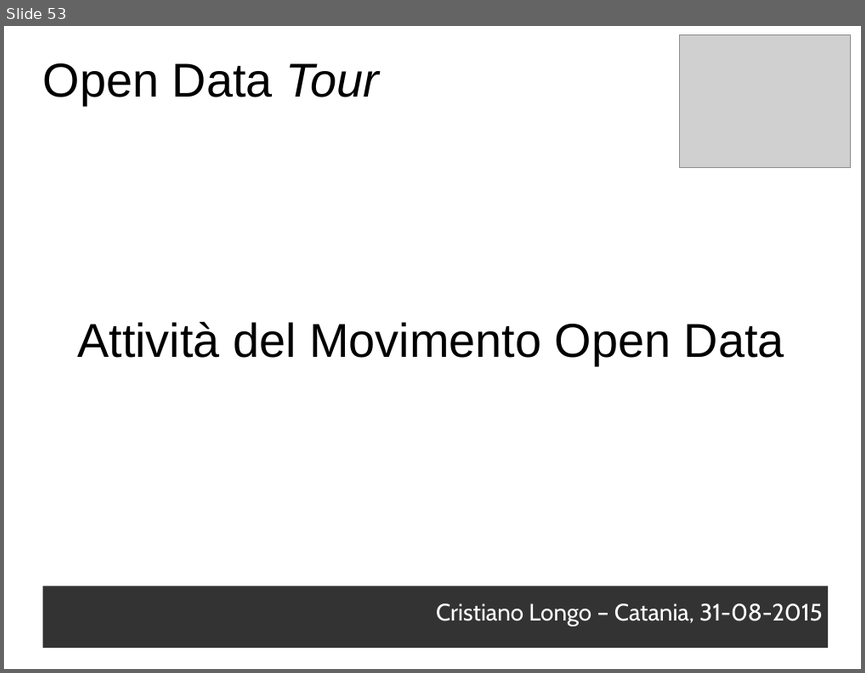
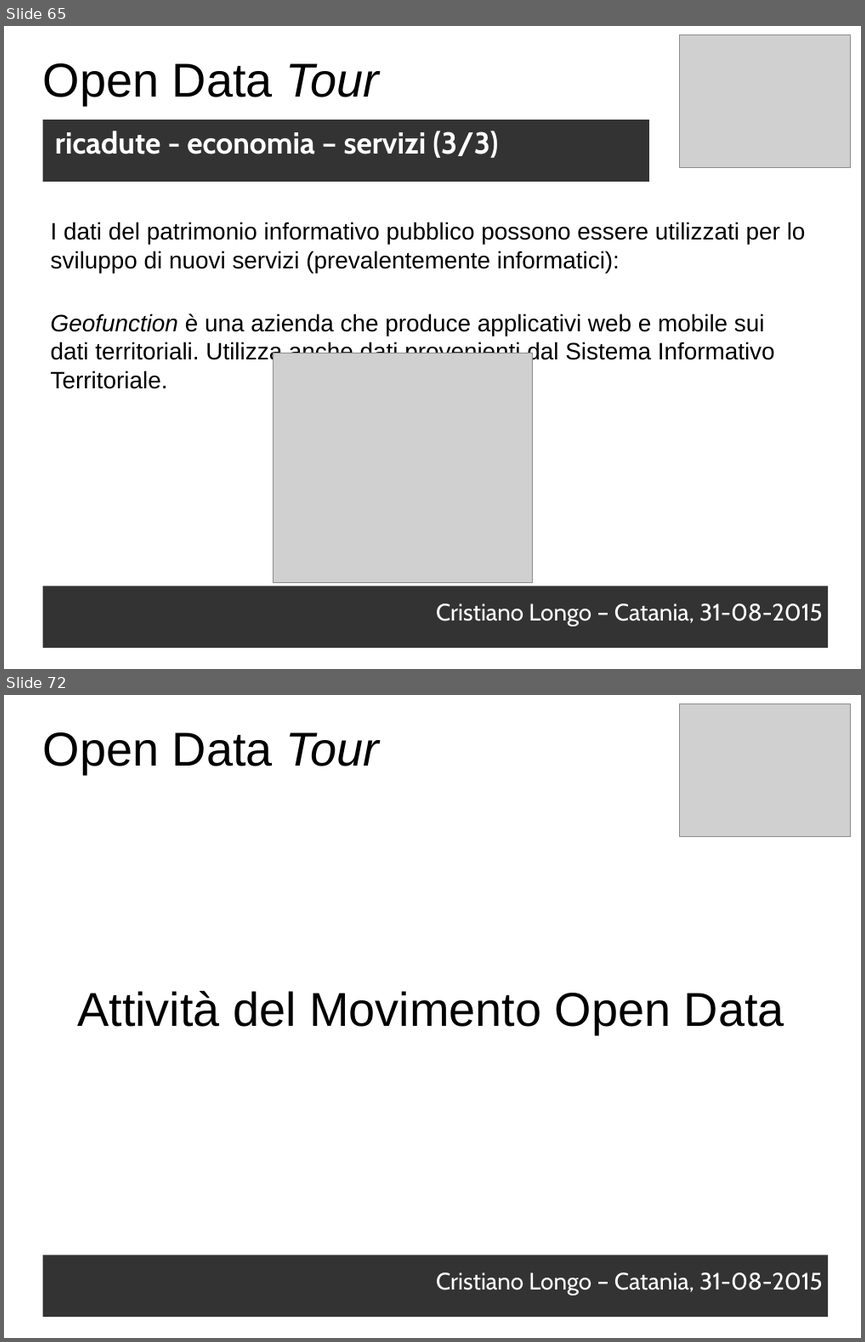
Before and after one commit to opendatahacklab/opendatatour, a slide deck: slides/31082015.odp. Shown one above the other, each under a label of ours: slide 53 before the commit, slides 65 and 72 after it; the slides between them are not shown. The pictures are 865x673 and 865x1342 pixels, drawn with LibreOffice and Linux fonts; fonts in the diff are those of the drawing; grey boxes stand for pictures. Boxes give left, top, right and bottom in pixels: in the first picture for what was removed or moved away, otherwise in the second. Text is boxed around its words. In the diff, an @@ line names an element or a change of style, - is before the commit and + after.

Commit message:
odt cope: ricadute

```diff
--- a/slides/31082015.odp
+++ b/slides/31082015.odp
@@ slide 65 added at (x1=4, y1=26, x2=861, y2=669), background #FFFFFF @@
@@ picture added at (x1=680, y1=35, x2=851, y2=167) @@
@@ text added at (x1=43, y1=63, x2=380, y2=105), 44 pt, text #000000 @@
+Open Data Tour
@@ text added at (x1=43, y1=120, x2=649, y2=182), fill #333333, 28 pt, text #FFFFFF, bold @@
+ricadute - economia – servizi (3/3)
@@ text added at (x1=51, y1=222, x2=806, y2=272), 22 pt, text #000000 @@
+I dati del patrimonio informativo pubblico possono essere utilizzati per lo sviluppo di nuovi servizi (prevalentemente informatici):
@@ text added at (x1=51, y1=313, x2=775, y2=389), 22 pt, text #000000 @@
+Geofunction è una azienda che produce applicativi web e mobile sui dati territoriali. Utilizza anche dati provenienti dal Sistema Informativo Territoriale.
@@ picture added at (x1=273, y1=352, x2=533, y2=583) @@
@@ text added at (x1=43, y1=586, x2=828, y2=647), fill #333333, 22 pt, text #FFFFFF @@
+Cristiano Longo – Catania, 31-08-2015
@@ what was slide 53 is now slide 72 @@
```
Also in this commit, not shown: 18 other slides added.
